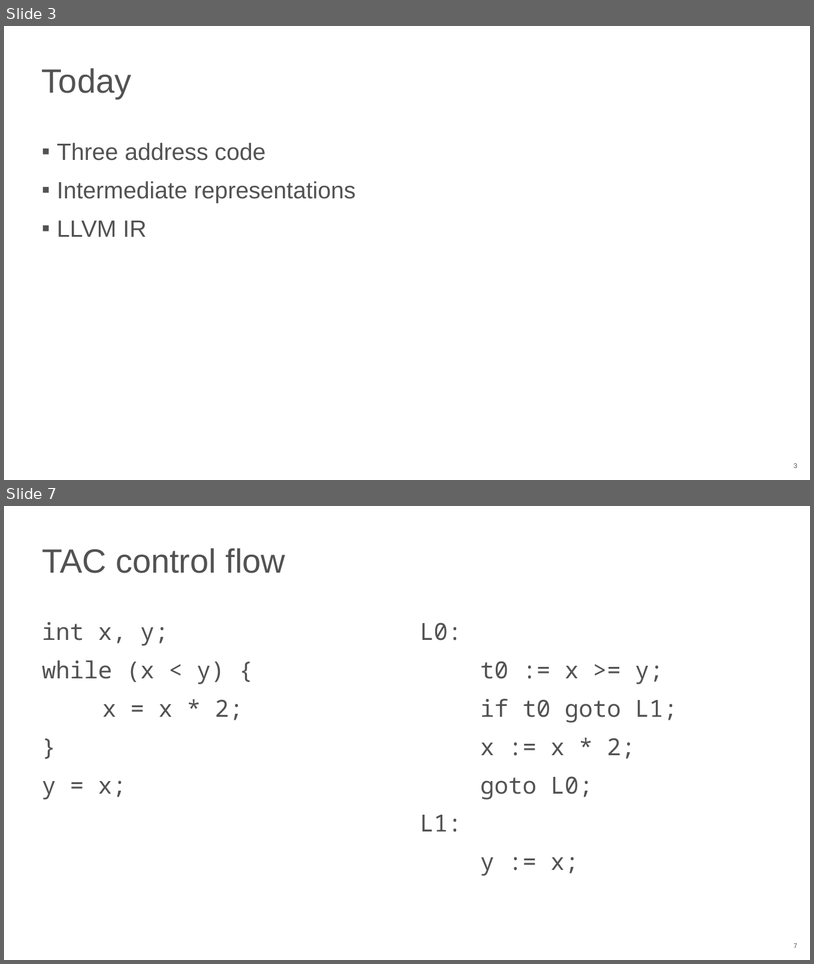
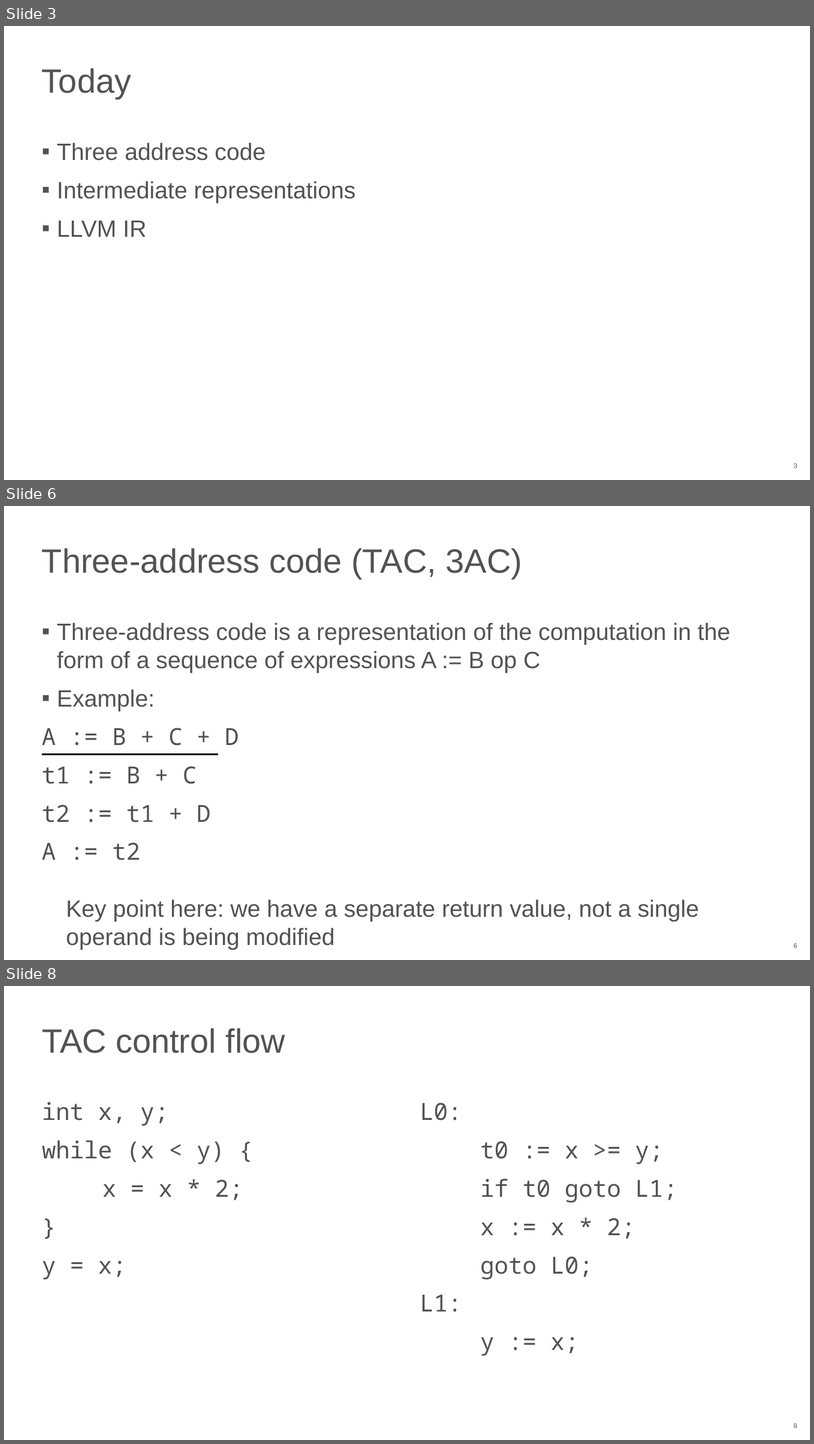
Before and after one commit to NN-complr-tech/Complr-course-lectures, a slide deck: 04-LLVM-IR.pptx. Shown one above the other, each under a label of ours: slides 3 and 7 before the commit, slides 3, 6 and 8 after it; the slides between them are not shown. The pictures are 814x964 and 814x1444 pixels, drawn with LibreOffice and Linux fonts; fonts in the diff are those of the drawing. Boxes give left, top, right and bottom in pixels: in the first picture for what was removed or moved away, otherwise in the second. Text is boxed around its words. In the diff, an @@ line names an element or a change of style, - is before the commit and + after.

```diff
--- a/04-LLVM-IR.pptx
+++ b/04-LLVM-IR.pptx
@@ slide 6 added at [4,506,810,960], background #FFFFFF; not listed: 1 template element that a slide beside it also shows @@
@@ title added at [42,548,522,579], 40 pt, text #525252 @@
+Three-address code (TAC, 3AC)
@@ text added at [42,622,731,860], 28 pt, text #525252 @@
+▪ Three-address code is a representation of the computation in the form of a sequence of expressions A := B op C
+▪ Example:
+A := B + C + D
+t1 := B + C
+t2 := t1 + D
+A := t2
@@ line added from (42, 754) to (218, 754), #000000 2 pt @@
@@ text added at [66,899,699,949], 28 pt, text #525252 @@
+Key point here: we have a separate return value, not a single operand is being modified
@@ what was slide 7 is now slide 8 @@
@@ page number at [794,1423,798,1428]: text changed @@
-7
+8
```
Also in this commit, not shown: 7 slides changed, 1 other slide added.
